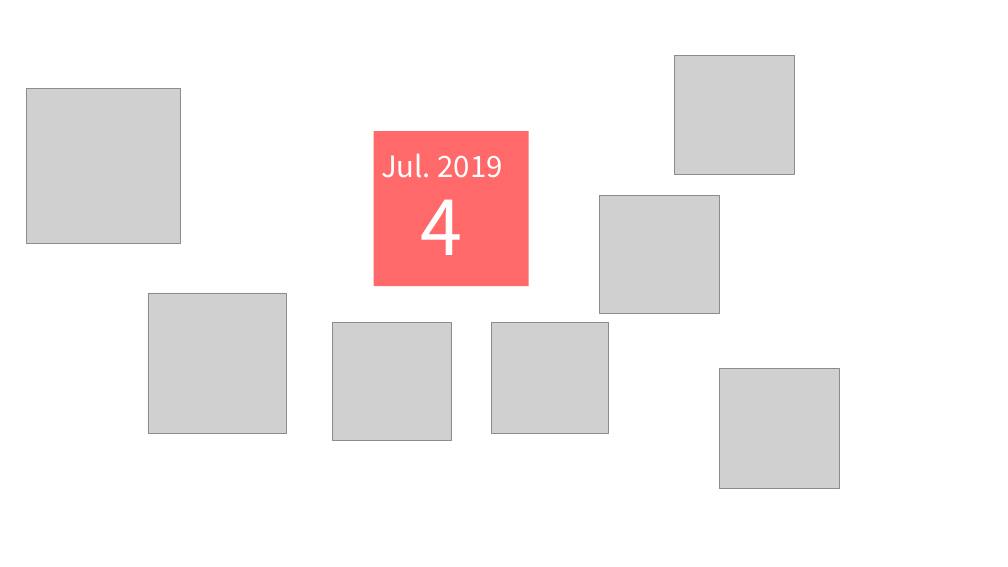
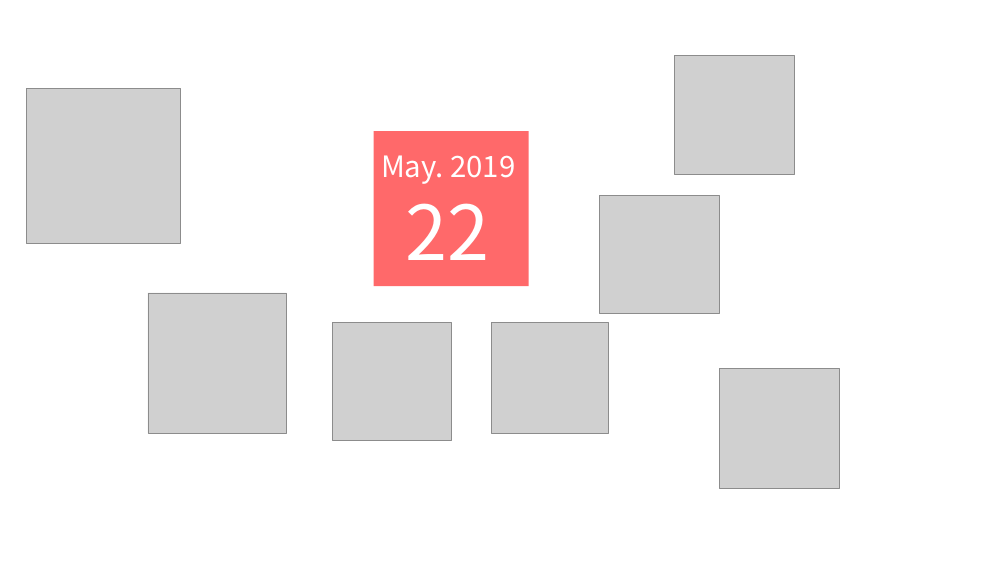
Before and after one commit to YuanJ-i/website, a slide deck: slide 1 of images/home/Recent news/ppt.pptx. Drawn at 1008x567 pixels with LibreOffice and Linux fonts; fonts in the diff are those of the drawing; grey boxes stand for pictures. Boxes give left, top, right and bottom in pixels: in the first picture for what was removed or moved away, otherwise in the second. Text is boxed around its words. In the diff, an @@ line names an element or a change of style, - is before the commit and + after.

```diff
--- a/images/home/Recent news/ppt.pptx
+++ b/images/home/Recent news/ppt.pptx
@@ text at [381,155,515,184]: text changed @@
-Jul. 2019
+May. 2019
@@ text at [406,183,490,260]: text changed @@
-4
+22
```
Also in this commit, not shown: 5 other files.
